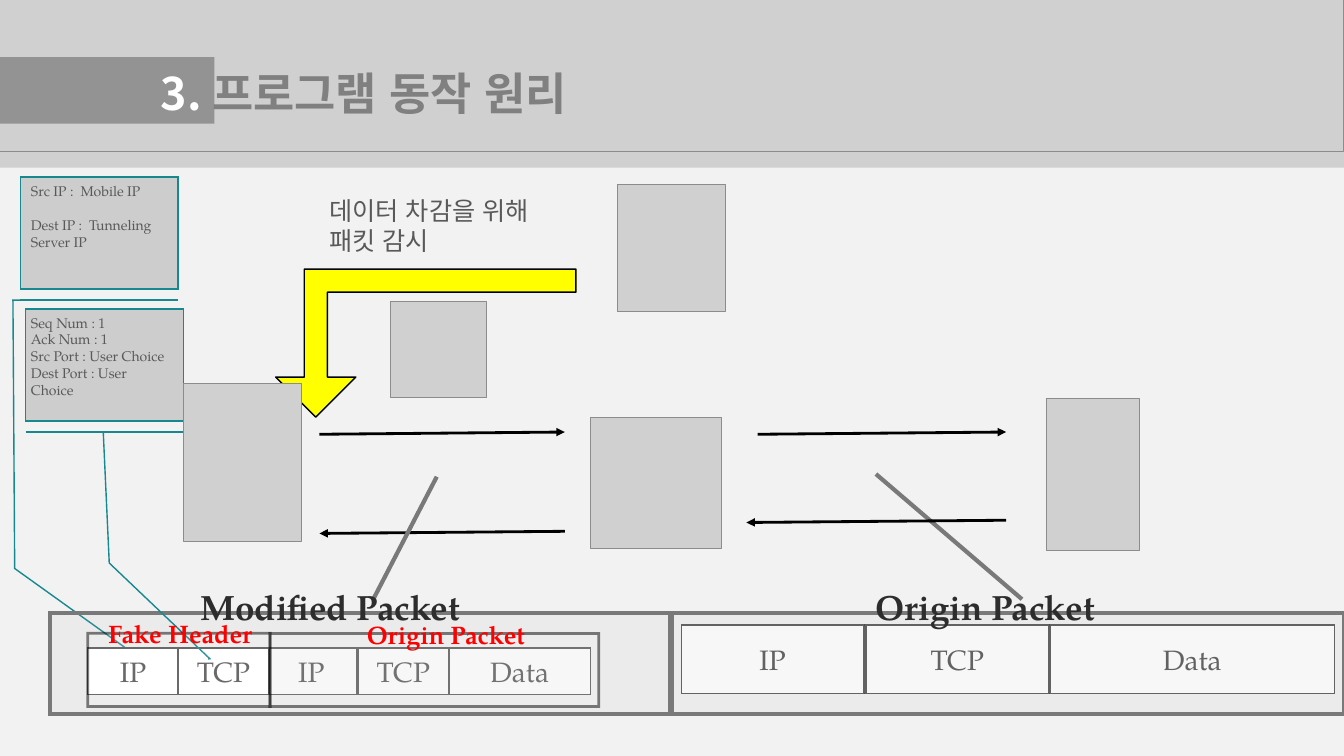
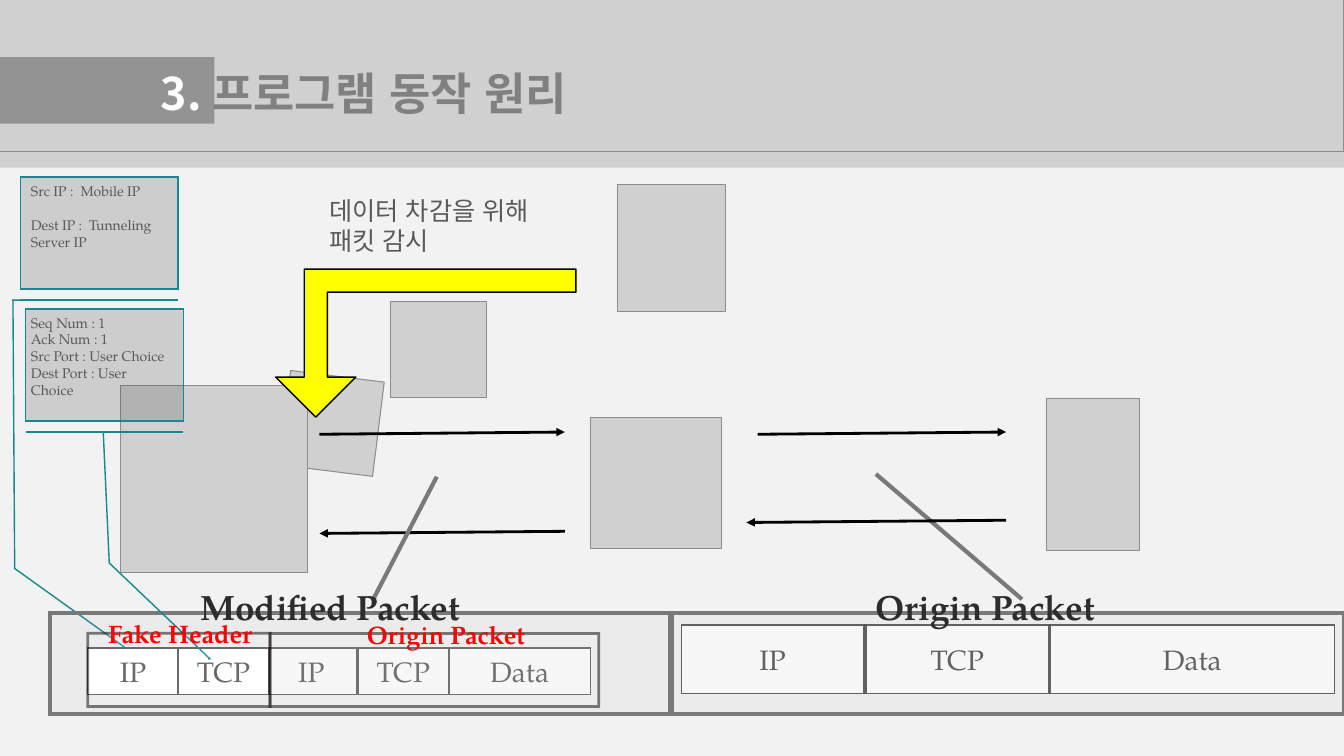
Before and after one commit to JangHanbin/CCIT-Presentation, a slide deck: slide 20 of 중부대학교_SCP_장한빈_네트워크 취약점을 통한 LTE Hotspot.pptx (slide 19 before the commit). Drawn at 1344x756 pixels with LibreOffice and Linux fonts; fonts in the diff are those of the drawing; grey boxes stand for pictures. Boxes give left, top, right and bottom in pixels: in the first picture for what was removed or moved away, otherwise in the second. Text is boxed around its words. In the diff, an @@ line names an element or a change of style, - is before the commit and + after.

```diff
--- a/중부대학교_SCP_장한빈_네트워크 취약점을 통한 LTE Hotspot.pptx
+++ b/중부대학교_SCP_장한빈_네트워크 취약점을 통한 LTE Hotspot.pptx
@@ picture at bbox=[121, 385, 309, 573]: rotation 90 to 0 degrees @@
@@ picture added at bbox=[279, 371, 385, 476] @@
```
Also in this commit, not shown: 5 other slides changed, 1 slide added.
